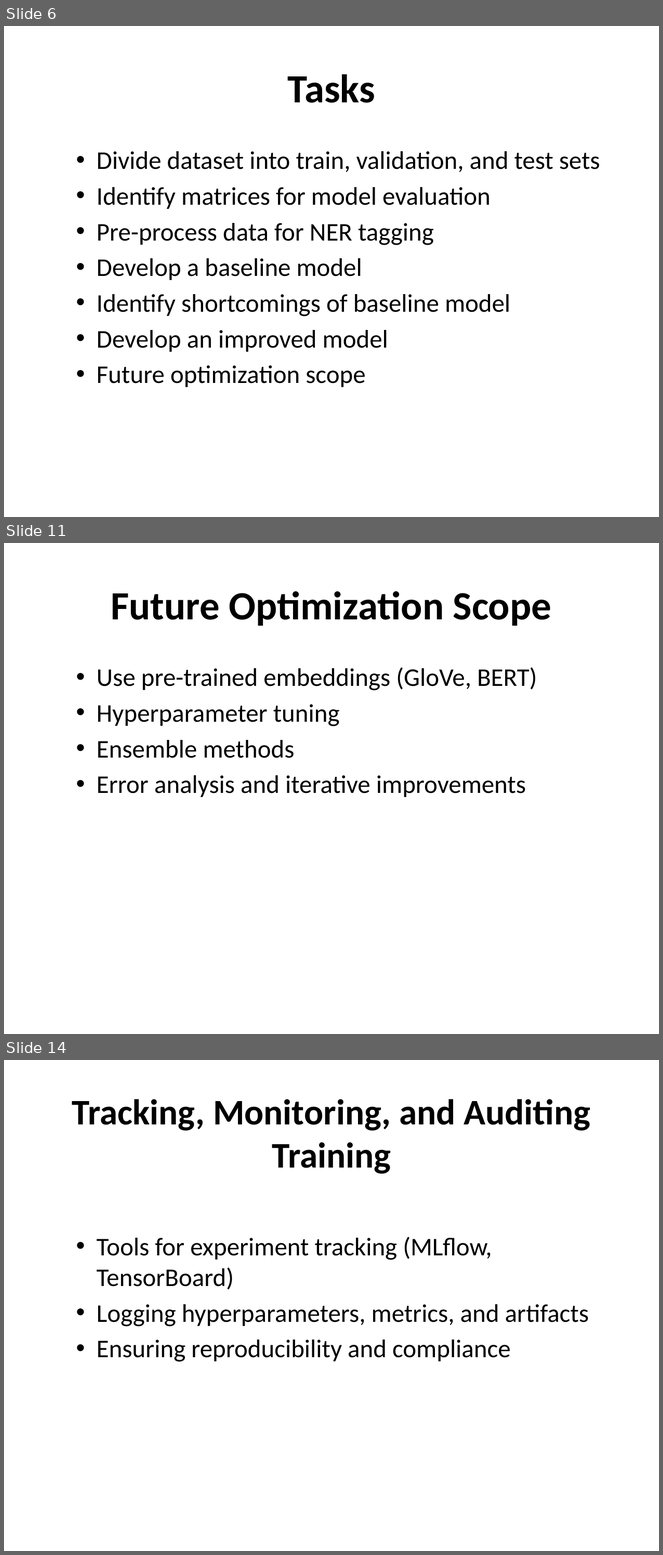
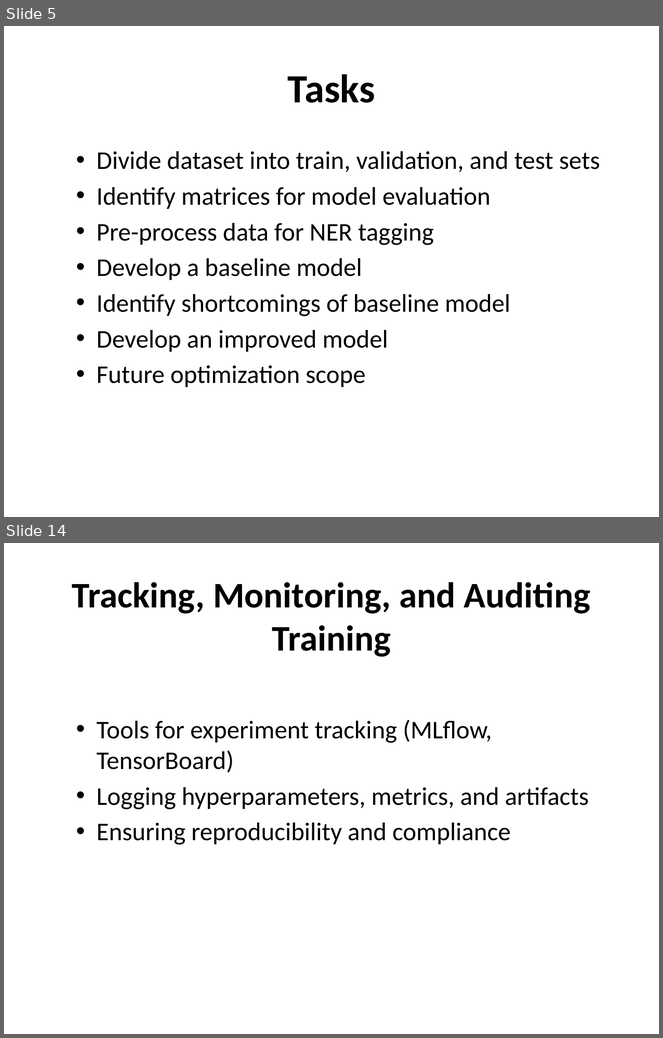
Before and after one commit to rahulbhoyar1995/NER-Case-Study, a slide deck: ner_presentation.pptx. Shown one above the other, each under a label of ours: slides 6, 11 and 14 before the commit, slides 5 and 14 after it; the slides between them are not shown. The pictures are 663x1555 and 663x1038 pixels, drawn with LibreOffice and Linux fonts; fonts in the diff are those of the drawing. Boxes give left, top, right and bottom in pixels: in the first picture for what was removed or moved away, otherwise in the second. Text is boxed around its words. In the diff, an @@ line names an element or a change of style, - is before the commit and + after.

```diff
--- a/ner_presentation.pptx
+++ b/ner_presentation.pptx
@@ slide 11 removed at (4, 543, 659, 1034), background #FFFFFF @@
@@ title removed at (111, 591, 552, 626) @@
-Future Optimization Scope
@@ text removed at (97, 667, 537, 797) @@
-  • Use pre-trained embeddings (GloVe, BERT)
-  • Hyperparameter tuning
-  • Ensemble methods
-  • Error analysis and iterative improvements
@@ what was slide 6 is now slide 5 @@
```
Also in this commit, not shown: 3 slides changed, 9 slides added, 6 other slides removed.
